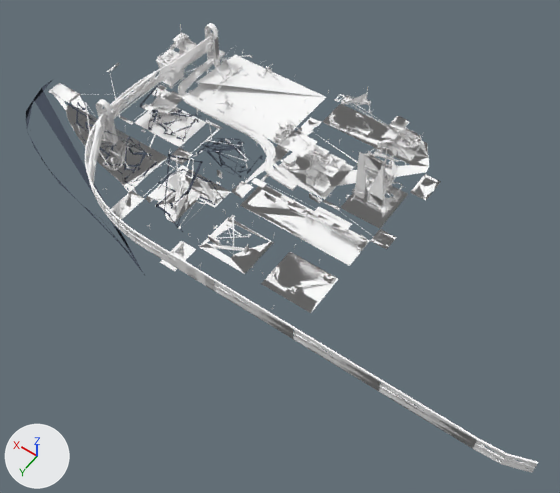
An edit to the glTF model models/street_island2_08.glb, drawn before and after from the same camera.
Both versions are drawn from a 50 mm camera at (-636.0, 814.0, 634.0) aimed at (-342.0, 403.0, -13.0). Every picture has the same lights, and +X, +Y and +Z are marked at lower left. The older version comes first.

The scene before the commit, as lines of its bpy script (objects in view):
```python
ob_seg_1000 = bpy.data.objects.new('seg_1000', me_seg_1000)
ob_seg_1000.location = (0.0, 0.0, 0.0)
ob_seg_1003 = bpy.data.objects.new('seg_1003', me_seg_1003)
ob_seg_1003.location = (0.0, 0.0, 0.0)
ob_seg_1004 = bpy.data.objects.new('seg_1004', me_seg_1004)
ob_seg_1004.location = (0.0, 0.0, 0.0)
ob_seg_1016 = bpy.data.objects.new('seg_1016', me_seg_1016)
ob_seg_1016.location = (0.0, 0.0, 0.0)
ob_seg_952 = bpy.data.objects.new('seg_952', me_seg_952)
ob_seg_952.location = (0.0, 0.0, 0.0)
ob_seg_998 = bpy.data.objects.new('seg_998', me_seg_998)
ob_seg_998.location = (0.0, 0.0, 0.0)
# also in view: 'seg_972' at (-395.0, 300.0, 41.0); 'seg_958' at (-142.0, 354.0, 35.0); 'seg_423' at (-350.0, 370.0, 0.0); 'seg_417' at (-135.0, 335.0, 0.0); 'seg_421' at (-390.0, 435.0, 0.0)
```
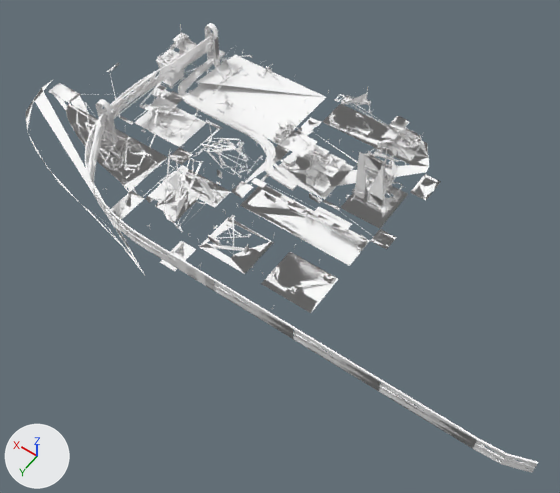
Patch to the scene script:
```diff
--- a/models/street_island2_08.glb.py
+++ b/models/street_island2_08.glb.py
@@ mat_gc_z1_props_street_alpha_bakegroup_island2_roads0_2x @@
+mat_gc_z1_props_street_alpha_bakegroup_island2_roads0_2x = principled_material('GC_Z1_Props_Street_Alpha|BakeGroup_Island2_Roads0|2x')
+mat_gc_z1_props_street_alpha_bakegroup_island2_roads0_2x.base_color = (1.0, 1.0, 1.0)  # white #ffffff
+mat_gc_z1_props_street_alpha_bakegroup_island2_roads0_2x.roughness = 1.0
@@ mat_gc_z1_props_rooftop_alpha_bakegroup_island2_b0_2x @@
+mat_gc_z1_props_rooftop_alpha_bakegroup_island2_b0_2x = principled_material('GC_Z1_Props_Rooftop_Alpha|BakeGroup_Island2_B0|2x')
+mat_gc_z1_props_rooftop_alpha_bakegroup_island2_b0_2x.base_color = (1.0, 1.0, 1.0)  # white #ffffff
+mat_gc_z1_props_rooftop_alpha_bakegroup_island2_b0_2x.roughness = 1.0
@@ me_seg_998 @@
 me_seg_998.from_pydata(...)  # 132 vertices, 130 faces; spans x -260.2..-188.7, y 380.0..454.9, z -0.2..40.0
-me_seg_998.materials.append(mat_dark)  # greyish blue #424b59
+me_seg_998.materials.append(mat_gc_z1_props_rooftop_alpha_bakegroup_island2_b0_2x)  # white #ffffff
@@ me_seg_1000 @@
 me_seg_1000.from_pydata(...)  # 188 vertices, 186 faces; spans x -168.6..-29.0, y 381.9..438.9, z 0.0..30.0
-me_seg_1000.materials.append(mat_dark)  # greyish blue #424b59
+me_seg_1000.materials.append(mat_gc_z1_props_rooftop_alpha_bakegroup_island2_b0_2x)  # white #ffffff
@@ me_seg_1003 @@
 me_seg_1003.from_pydata(...)  # 240 vertices, 238 faces; spans x -169.2..-101.7, y 311.2..359.5, z 0.0..35.0
-me_seg_1003.materials.append(mat_dark)  # greyish blue #424b59
+me_seg_1003.materials.append(mat_gc_z1_props_rooftop_alpha_bakegroup_island2_b0_2x)  # white #ffffff
@@ me_seg_1004 @@
 me_seg_1004.from_pydata(...)  # 264 vertices, 262 faces; spans x -260.1..-189.1, y 309.1..358.9, z 0.0..20.0
-me_seg_1004.materials.append(mat_dark)  # greyish blue #424b59
+me_seg_1004.materials.append(mat_gc_z1_props_rooftop_alpha_bakegroup_island2_b0_2x)  # white #ffffff
@@ me_seg_1016 @@
 me_seg_1016.from_pydata(...)  # 36 vertices, 60 faces; spans x -260.0..34.0, y 360.0..520.0, z 0.0..1.0
-me_seg_1016.materials.append(mat_dark)  # greyish blue #424b59
+me_seg_1016.materials.append(mat_gc_z1_props_street_alpha_bakegroup_island2_roads0_2x)  # white #ffffff
```

Location of each change, (x1, y1, x2, y2) in pixels of the pictures (560 x 493 px):
'seg_1016', recoloured: (26, 80, 144, 274) in both
'seg_1000', recoloured: (68, 102, 157, 186) in both
'seg_1004', recoloured (greyish blue to white): (198, 138, 263, 178) in both
'seg_998', recoloured: (156, 154, 224, 232) in both
'seg_1003', recoloured: (140, 83, 202, 142) in both
